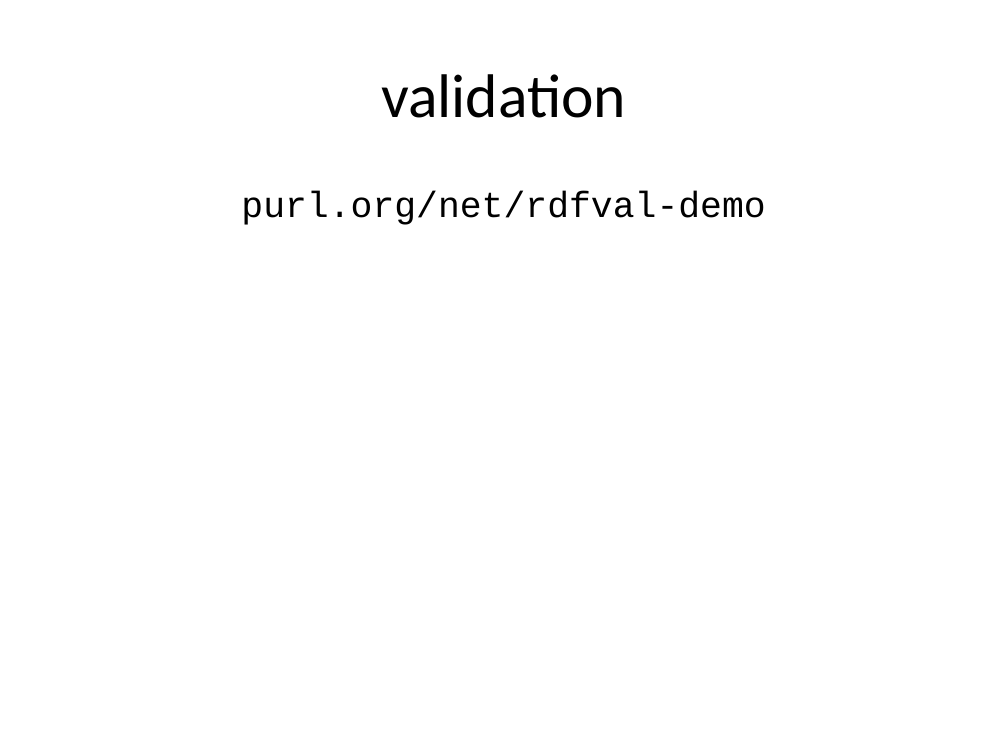
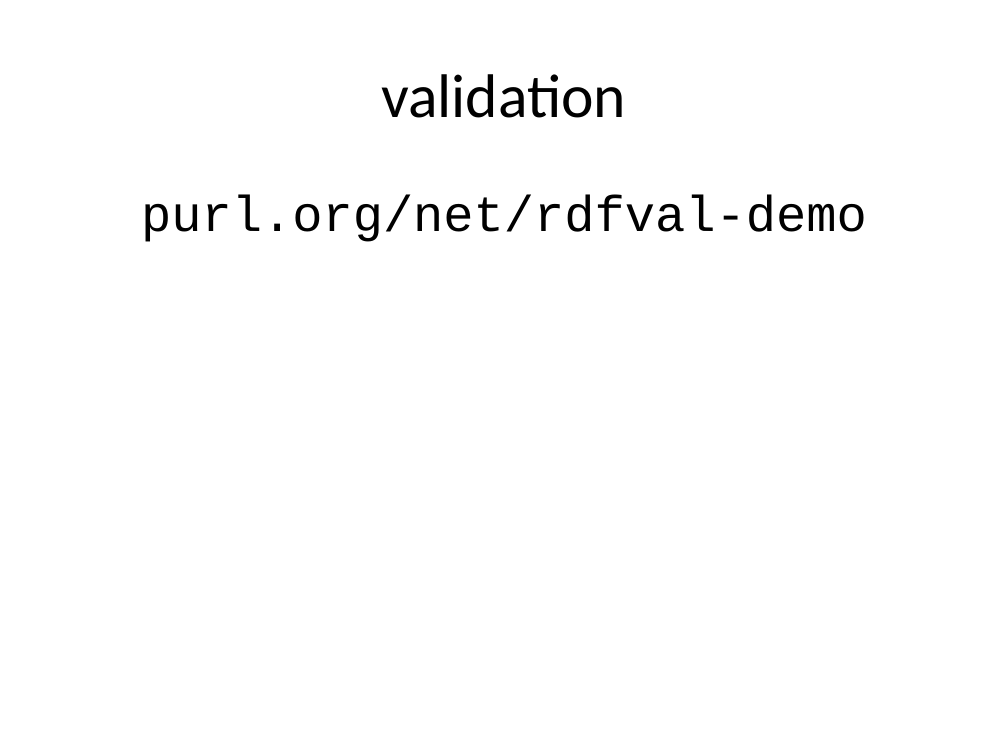
Before and after one commit to boschthomas/rdf-validation-research, a slide deck: slide 6 of presentations/Tutorial Thomas Bosch (DC 2014).pptx. Drawn at 1008x756 pixels with LibreOffice and Linux fonts; fonts in the diff are those of the drawing. Boxes give left, top, right and bottom in pixels: in the first picture for what was removed or moved away, otherwise in the second. Text is boxed around its words. In the diff, an @@ line names an element or a change of style, - is before the commit and + after.

```diff
--- a/presentations/Tutorial Thomas Bosch (DC 2014).pptx
+++ b/presentations/Tutorial Thomas Bosch (DC 2014).pptx
@@ text "purl.org/net/rdfval-demo" at [141,195,867,242]: size 26 to 36 pt; more space between paragraphs @@
```
Also in this commit, not shown: 3 other slides changed, 15 slides added, 1 other file.
